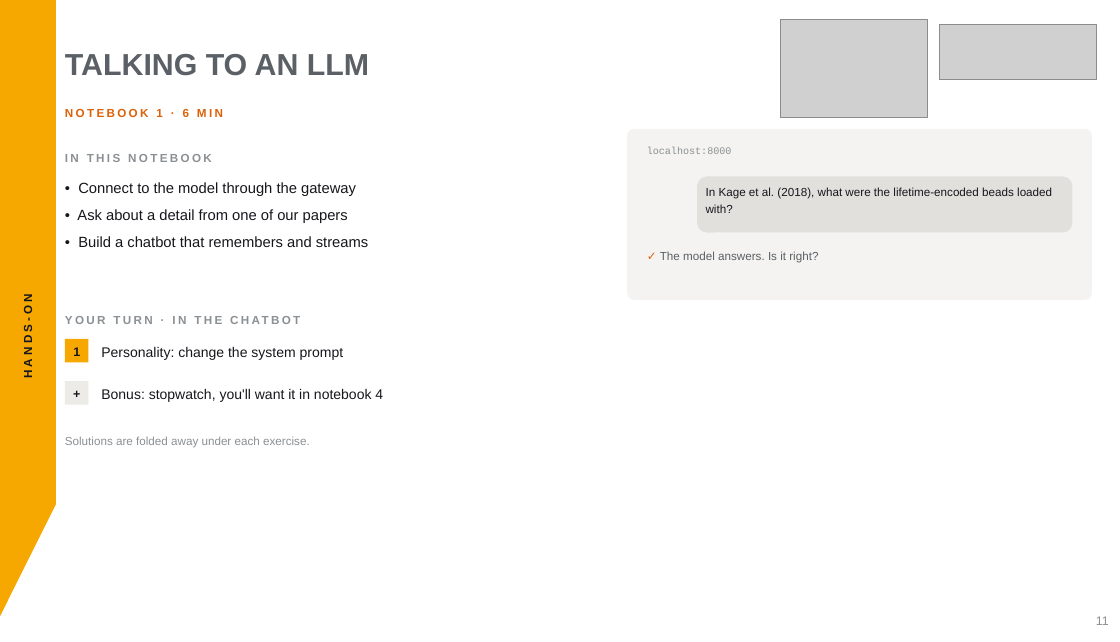
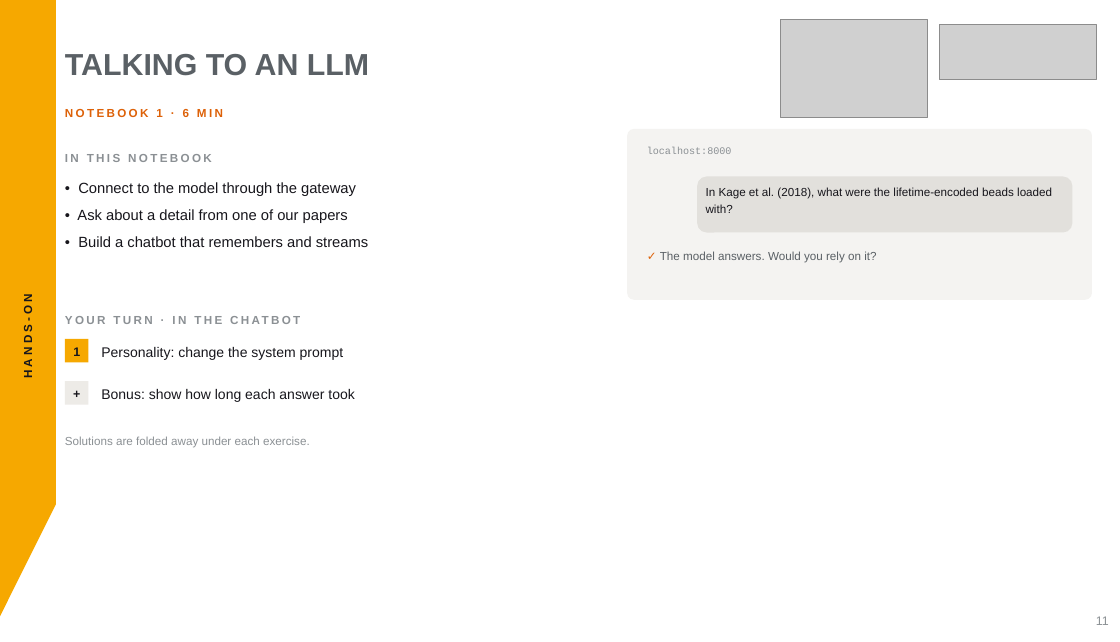
Before and after one commit to aihpi/workshop-rag-basics, a slide deck: slide 11 of workshop/slides/rag-workshop.pptx. Drawn at 1120x642 pixels with LibreOffice and Linux fonts; fonts in the diff are those of the drawing; grey boxes stand for pictures. Boxes give left, top, right and bottom in pixels: in the first picture for what was removed or moved away, otherwise in the second. Text is boxed around its words. In the diff, an @@ line names an element or a change of style, - is before the commit and + after.

Commit message:
workshop: ask whether they'd rely on the answer, not whether it's right
Nobody in the room can know whether the Kage answer is right without
reading the paper, so the notebook 1 vote now asks for trust. The
reveal adds what Table 1 actually says and that RAG makes checking one
click. The stopwatch no longer promises a use in notebook 4, which
times its cell with %%time instead.

```diff
--- a/workshop/slides/rag-workshop.pptx
+++ b/workshop/slides/rag-workshop.pptx
@@ text at (660,251,876,263): text changed @@
-✓ The model answers. Is it right?
+✓ The model answers. Would you rely on it?
@@ text at (101,389,354,402): text changed @@
-Bonus: stopwatch, you'll want it in notebook 4
+Bonus: show how long each answer took
```
Also in this commit, not shown: 2 other slides changed, 4 other files.
